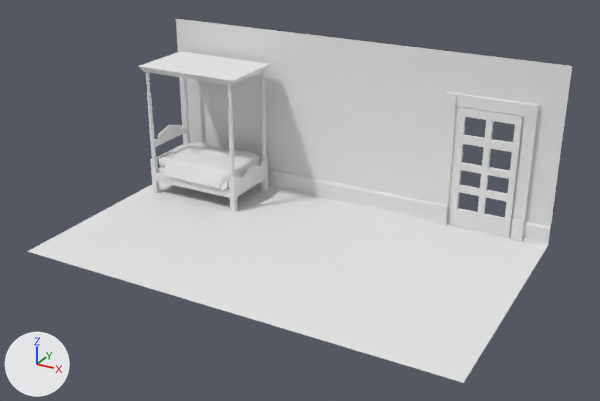
The Blender file Assets/models/floor_2/bedroom_n_center/bedroom_n_center.blend as it was, and as the next commit left it.
The view is the same before and after, from a camera (50 mm lens) standing at (18.0, -31.7, 18.5) and looking at (0.8, -0.4, 2.8). Lighting does not change. The marker at lower left points along +X, +Y and +Z.

Objects in the first picture: 'Plane', 'base', 'bedposts', 'canopy', 'door_balcony', 'doorway_south.001', 'floor', 'floorboard_e.001', 'footboard_curve', 'headboard_base', 'headboard_curve', 'headboard_roof', 'legs', 'mattress', 'wall_w.001'.
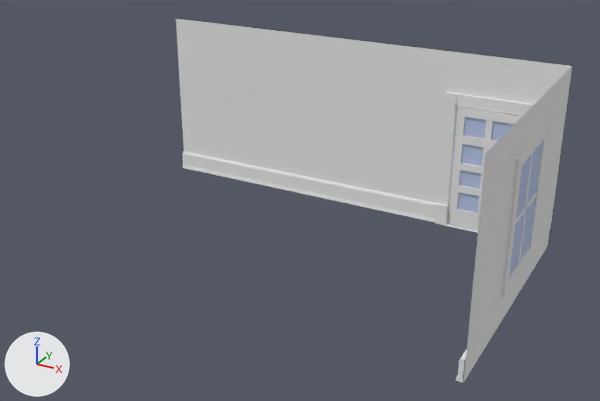
What differs and where, as boxes (x1, y1, x2, y2) in the pictures (600 x 401 px):
'floor', hidden
    before: (27, 182, 547, 383)
'wall_n', shown
    after: (464, 67, 572, 381)
'Plane', hidden
    before: (164, 142, 261, 190)
'canopy', hidden
    before: (138, 51, 271, 85)
'window_frame', shown
    after: (501, 126, 548, 296)
'door_glass', added (blue)
    after: (457, 117, 514, 213)
'window_glass', added (blue)
    after: (509, 141, 543, 277)
'bedposts', hidden
    before: (145, 71, 266, 177)
'base', hidden
    before: (156, 168, 265, 198)
'legs', hidden
    before: (150, 141, 268, 212)
'footboard_curve', hidden
    before: (236, 160, 265, 188)
'headboard_curve', hidden
    before: (155, 126, 187, 147)
'floorboard_e.002', shown
    after: (455, 349, 467, 382)
'mattress', hidden
    before: (159, 152, 176, 167)
'headboard_roof', hidden
    before: (158, 125, 181, 136)
'headboard_base', hidden
    before: (156, 143, 187, 160)

Patch to the scene script:
```diff
--- a/Assets/models/floor_2/bedroom_n_center/bedroom_n_center.blend.py
+++ b/Assets/models/floor_2/bedroom_n_center/bedroom_n_center.blend.py
@@ mat_glass @@
+mat_glass = diffuse_material('glass')
+mat_glass.base_color = (0.491, 0.575, 0.8)  # blue #bac8e7
@@ me_cube_034 @@
+me_cube_034.from_pydata(...)  # a box spanning x -1.0..1.0, y -1.0..1.0, z -1.0..1.0
+me_cube_034.materials.append(mat_glass)  # blue #bac8e7
@@ ob_floorboard_e_002 @@
 ob_floorboard_e_002.scale = (0.1, 6.5, 0.5)
-ob_floorboard_e_002.hide_set(True)  # its collection is switched off
@@ ob_window_frame @@
 ob_window_frame.scale = (0.1, 1.75, 2.5)
-ob_window_frame.hide_set(True)  # its collection is switched off
@@ ob_wall_n @@
 ob_wall_n.scale = (11.0, 6.5, 4.5)
-ob_wall_n.hide_set(True)  # its collection is switched off
@@ ob_mattress @@
 ob_mattress.scale = (2.38, 1.59, 0.258)
+ob_mattress.hide_set(True)  # its collection is switched off
@@ ob_plane @@
 ob_plane.scale = (2.38, 2.38, 2.35)
+ob_plane.hide_set(True)  # its collection is switched off
@@ ob_footboard_curve @@
 ob_footboard_curve.scale = (0.526, 0.651, 0.651)
+ob_footboard_curve.hide_set(True)  # its collection is switched off
@@ ob_headboard_roof @@
 ob_headboard_roof.scale = (0.05, 1.02, 0.075)
+ob_headboard_roof.hide_set(True)  # its collection is switched off
@@ ob_headboard_curve @@
 ob_headboard_curve.scale = (0.949, 0.55, 0.452)
+ob_headboard_curve.hide_set(True)  # its collection is switched off
@@ ob_headboard_base @@
 ob_headboard_base.scale = (0.05, 1.5, 0.075)
+ob_headboard_base.hide_set(True)  # its collection is switched off
@@ ob_base @@
 ob_base.scale = (2.73, 1.74, 0.25)
+ob_base.hide_set(True)  # its collection is switched off
@@ ob_legs @@
 ob_legs.scale = (0.142, 0.138, 1.0)
+ob_legs.hide_set(True)  # its collection is switched off
@@ ob_canopy @@
 ob_canopy.scale = (2.75, 1.75, 0.15)
+ob_canopy.hide_set(True)  # its collection is switched off
@@ ob_bedposts @@
 _m = ob_bedposts.modifiers.new('Mirror', 'MIRROR')
 _m.use_axis = (True, True, False)
+ob_bedposts.hide_set(True)  # its collection is switched off
@@ ob_floor @@
 ob_floor.scale = (11.0, 6.5, 4.5)
+ob_floor.hide_set(True)  # its collection is switched off
@@ ob_window_glass @@
+ob_window_glass = bpy.data.objects.new('window_glass', me_cube_034)
+ob_window_glass.parent = ob_window_frame
+ob_window_glass.matrix_parent_inverse = Matrix(((10.0, 0.0, 0.0, -110.8), (0.0, 0.571, 0.0, 0.0), (0.0, 0.0, 0.4, -1.8), (0.0, 0.0, 0.0, 1.0)))
+ob_window_glass.location = (11.05, 0.0223, 4.483)
+ob_window_glass.scale = (0.0125, 1.82, 2.58)
@@ ob_door_glass @@
+ob_door_glass = bpy.data.objects.new('door_glass', me_cube_034.copy())
+ob_door_glass.parent = ob_door_balcony
+ob_door_glass.matrix_parent_inverse = Matrix(((10.0, 0.0, 0.0, -59.76), (0.0, 0.645, 0.0, -4.011), (0.0, 0.0, 0.317, -1.022), (0.0, 0.0, 0.0, 1.0)))
+ob_door_glass.location = (7.561, 6.209, 3.499)
+ob_door_glass.scale = (1.39, 0.0125, 2.68)
```
